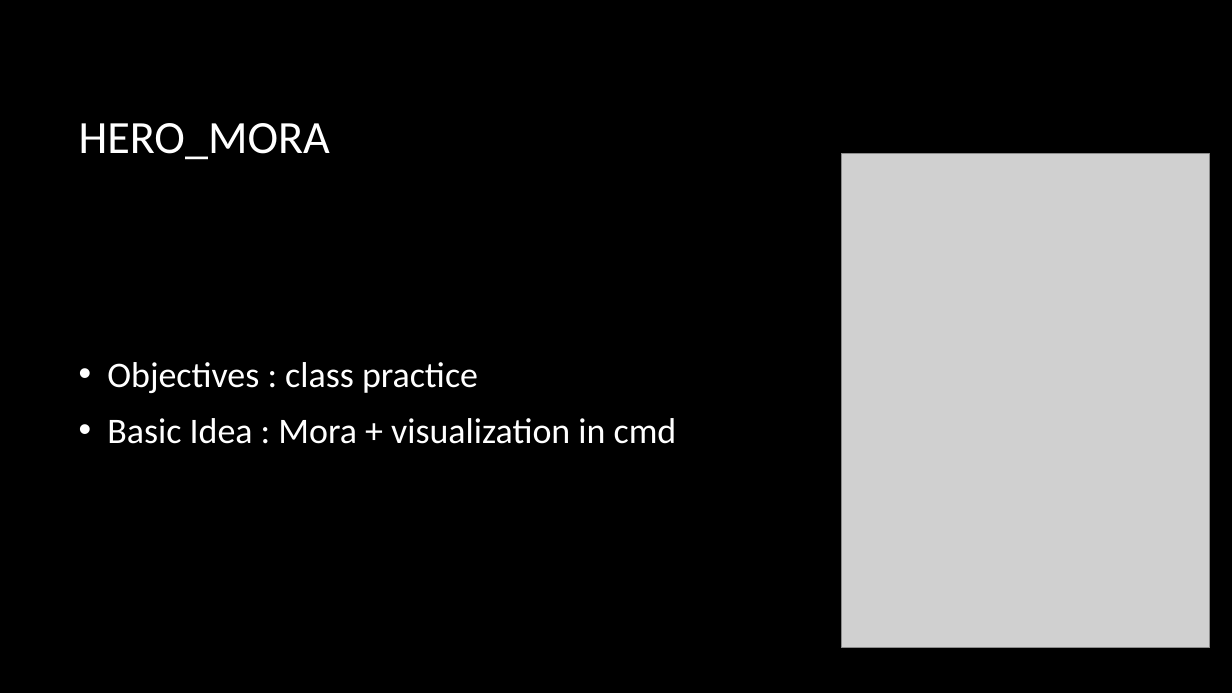
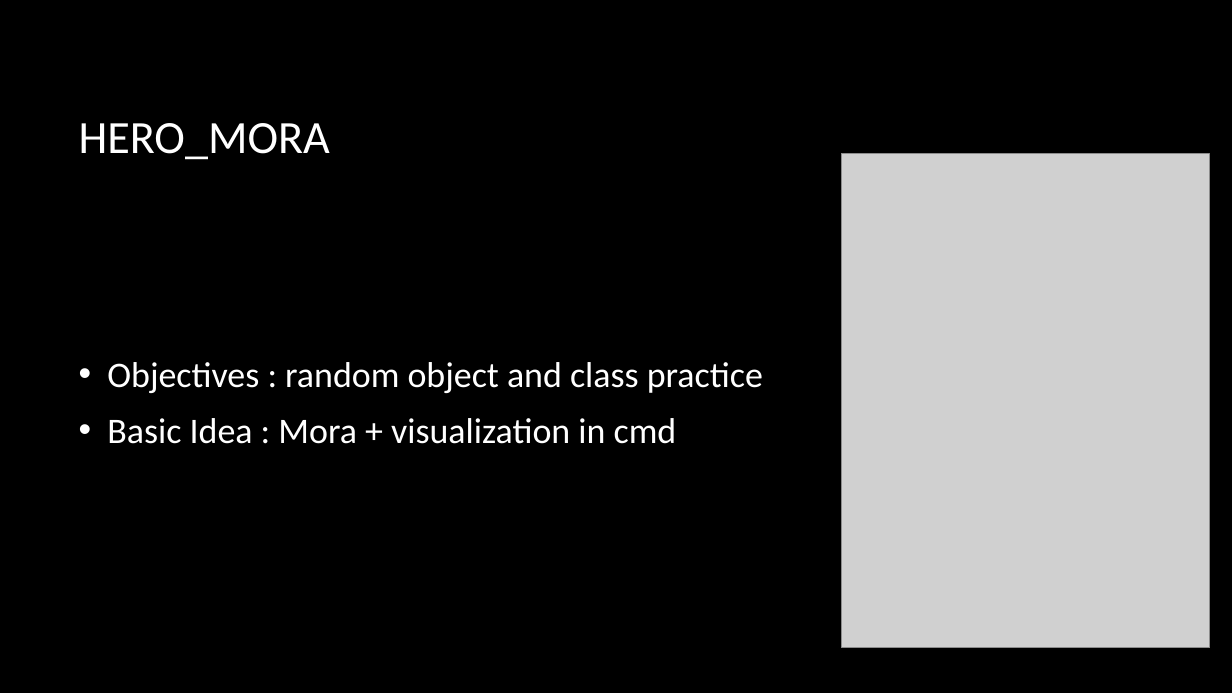
Before and after one commit to CaramelYo/Hero_Mora, a slide deck: slide 2 of Hero_Mora/bin/Release/Hero_Mora.pptx. Drawn at 1232x693 pixels with LibreOffice and Linux fonts; fonts in the diff are those of the drawing; grey boxes stand for pictures; background and template pictures are left out. Boxes give left, top, right and bottom in pixels: in the first picture for what was removed or moved away, otherwise in the second. Text is boxed around its words. In the diff, an @@ line names an element or a change of style, - is before the commit and + after.

Commit message:
add a message "random object practice" in the ppt

```diff
--- a/Hero_Mora/bin/Release/Hero_Mora.pptx
+++ b/Hero_Mora/bin/Release/Hero_Mora.pptx
@@ text at bbox=[107, 362, 763, 393]: text changed @@
-• Objectives : class practice
+• Objectives : random object and class practice
```
